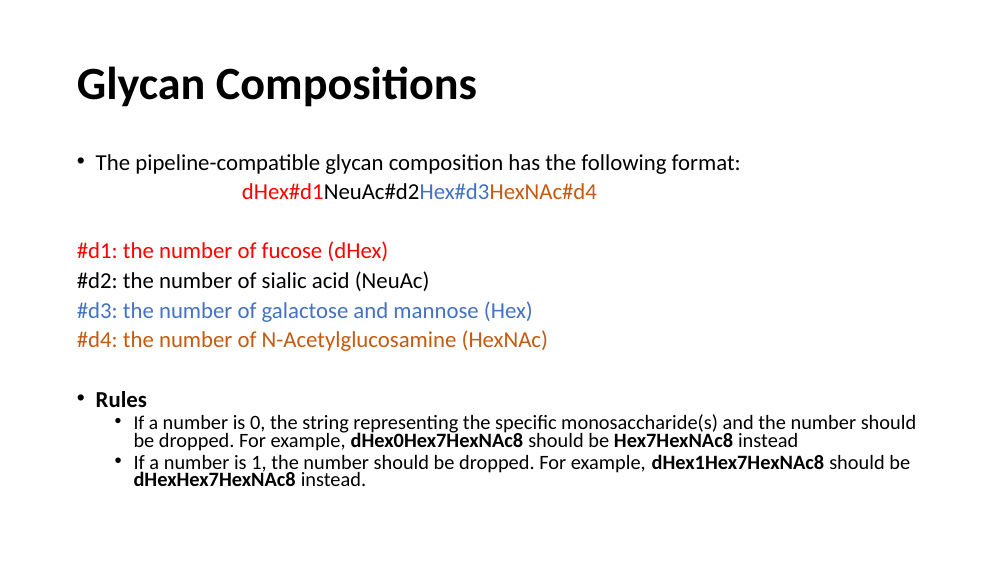
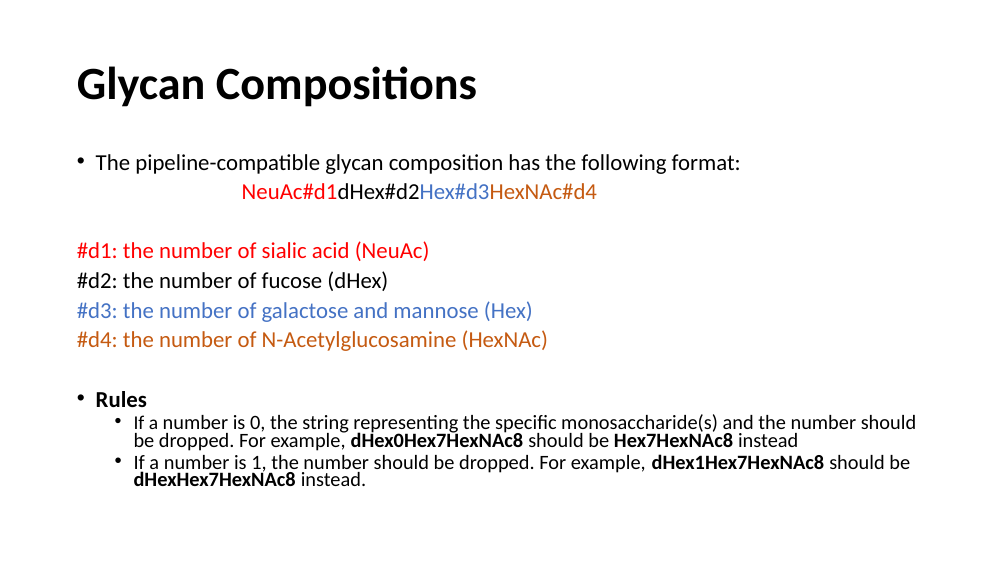
Before and after one commit to LewisLabUCSD/N-Glycosylation-Markov-Models, a slide deck: slide 3 of Step0_Data_Preprocessing.pptx. Drawn at 1008x567 pixels with LibreOffice and Linux fonts; fonts in the diff are those of the drawing. Boxes give left, top, right and bottom in pixels: in the first picture for what was removed or moved away, otherwise in the second. Text is boxed around its words. In the diff, an @@ line names an element or a change of style, - is before the commit and + after.

```diff
--- a/Step0_Data_Preprocessing.pptx
+++ b/Step0_Data_Preprocessing.pptx
@@ text at (x1=77, y1=183, x2=597, y2=291): text changed; text colour #000000 to #FF0000 @@
-dHex#d1NeuAc#d2Hex#d3HexNAc#d4
-#d1: the number of fucose (dHex)
-#d2: the number of sialic acid (NeuAc)
+NeuAc#d1dHex#d2Hex#d3HexNAc#d4
+#d1: the number of sialic acid (NeuAc)
+#d2: the number of fucose (dHex)
```
Also in this commit, not shown: 1 other file.
